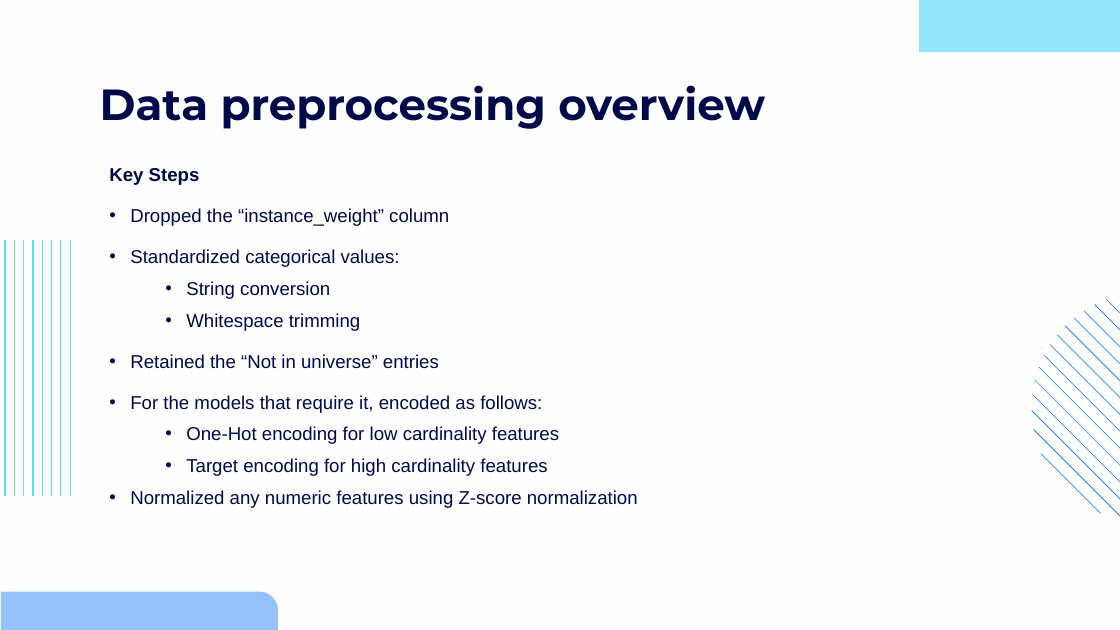
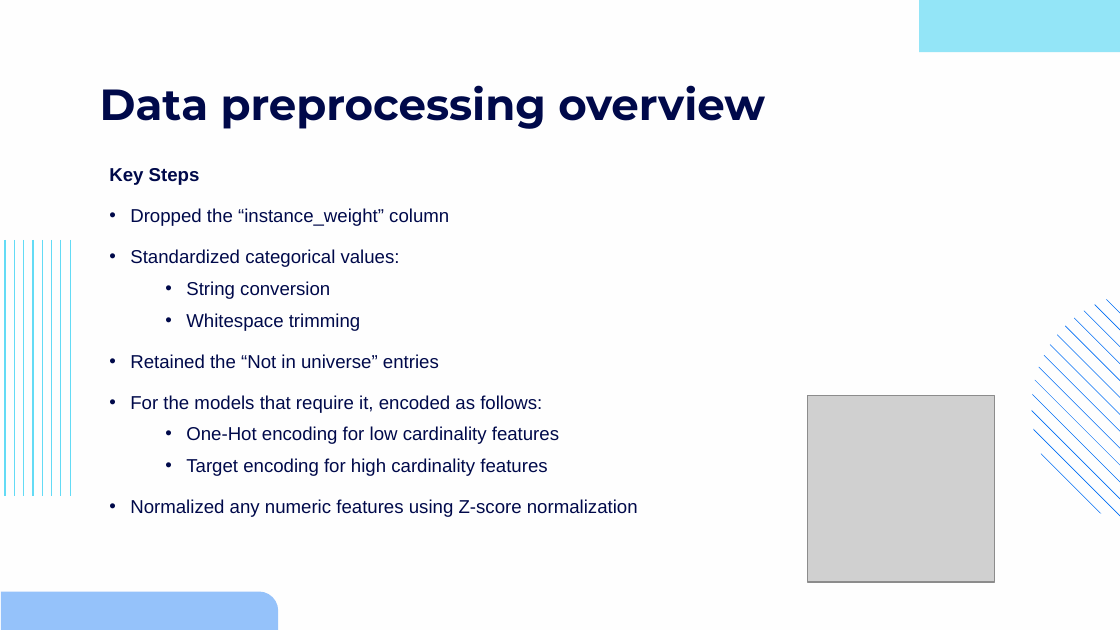
Before and after one commit to Georgepon/us_census_exercise, a slide deck: slide 5 of census_exercise_presentation.pptx. Drawn at 1120x630 pixels with LibreOffice and Linux fonts; fonts in the diff are those of the drawing; grey boxes stand for pictures; background and template pictures are left out. Boxes give left, top, right and bottom in pixels: in the first picture for what was removed or moved away, otherwise in the second. Text is boxed around its words. In the diff, an @@ line names an element or a change of style, - is before the commit and + after.

Commit message:
final changes to the ppt file

```diff
--- a/census_exercise_presentation.pptx
+++ b/census_exercise_presentation.pptx
@@ text "Key Steps" rewrapped from <box>109,168,638,508</box> to <box>109,168,638,517</box> @@
@@ picture added at <box>808,395,995,582</box> @@
```
